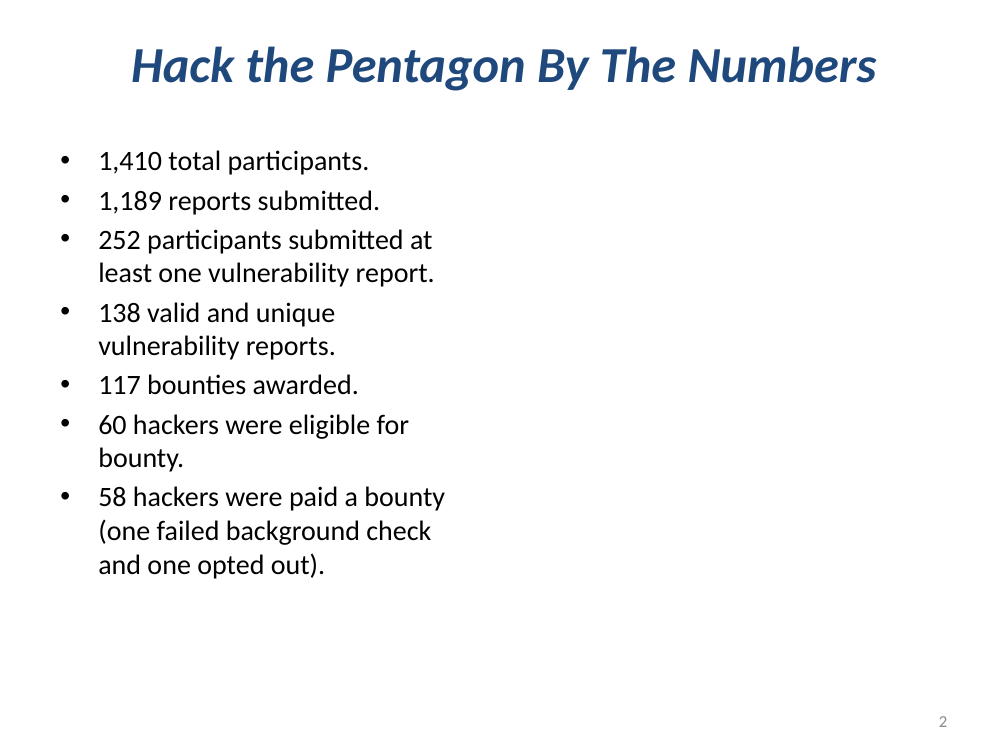
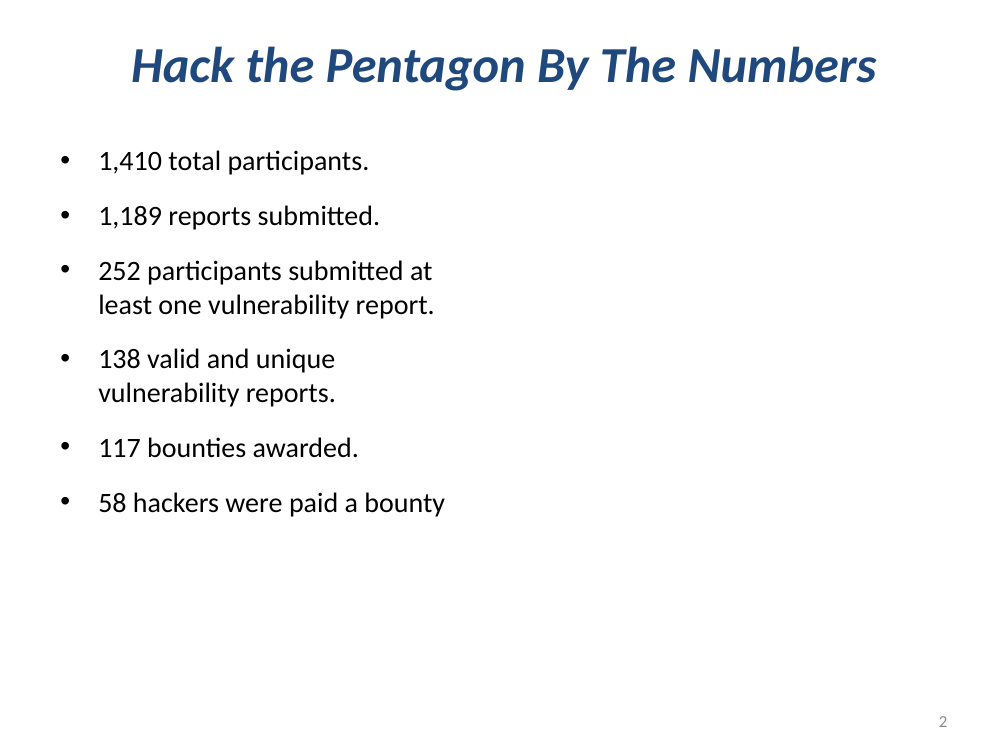
Before and after one commit to dodermatt/EconomicGrowthTrack, a slide deck: slide 2 of 11 Hack the Pentagon.pptx. Drawn at 1008x756 pixels with LibreOffice and Linux fonts; fonts in the diff are those of the drawing; background and template pictures are left out. Boxes give left, top, right and bottom in pixels: in the first picture for what was removed or moved away, otherwise in the second. Text is boxed around its words. In the diff, an @@ line names an element or a change of style, - is before the commit and + after.

Commit message:
minor slide edit

```diff
--- a/11 Hack the Pentagon.pptx
+++ b/11 Hack the Pentagon.pptx
@@ text at <box>98,492,445,517</box>: text changed @@
-• 60 hackers were eligible for bounty.
-• 58 hackers were paid a bounty (one failed background check and one opted out).
+• 58 hackers were paid a bounty
```
